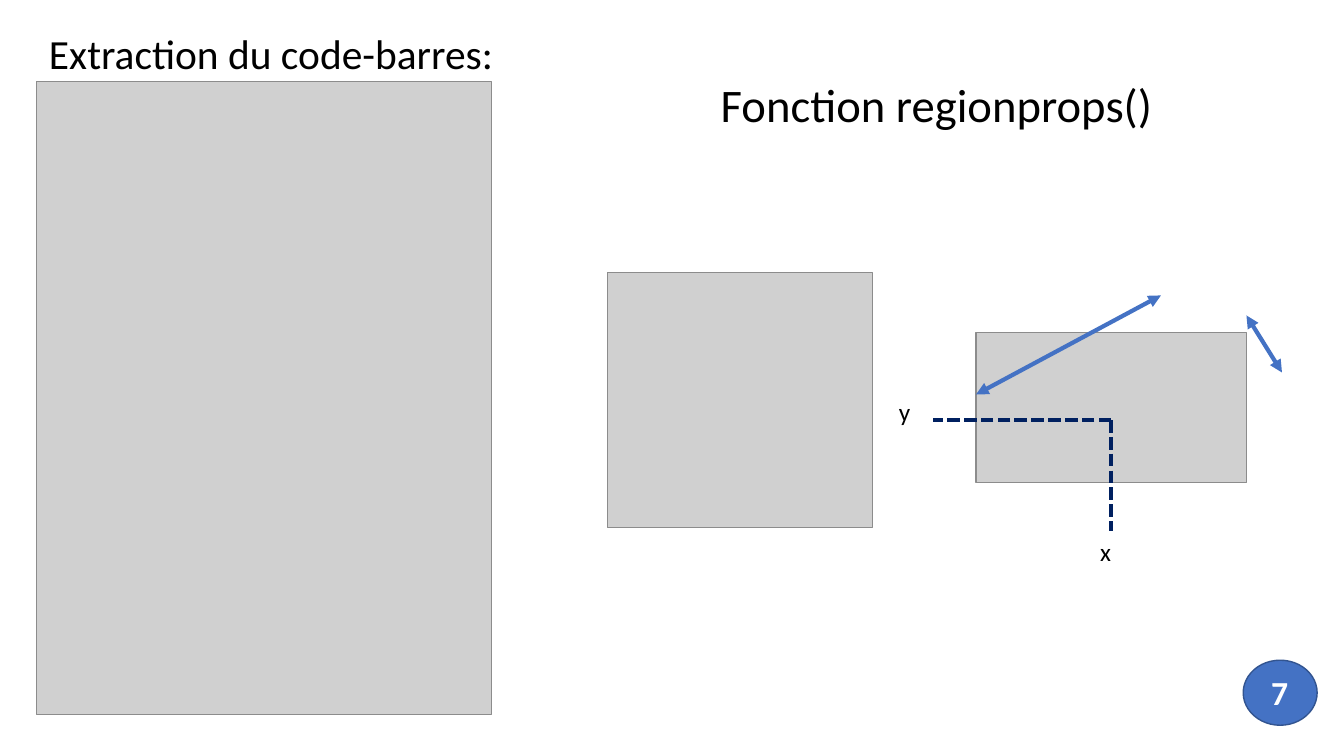
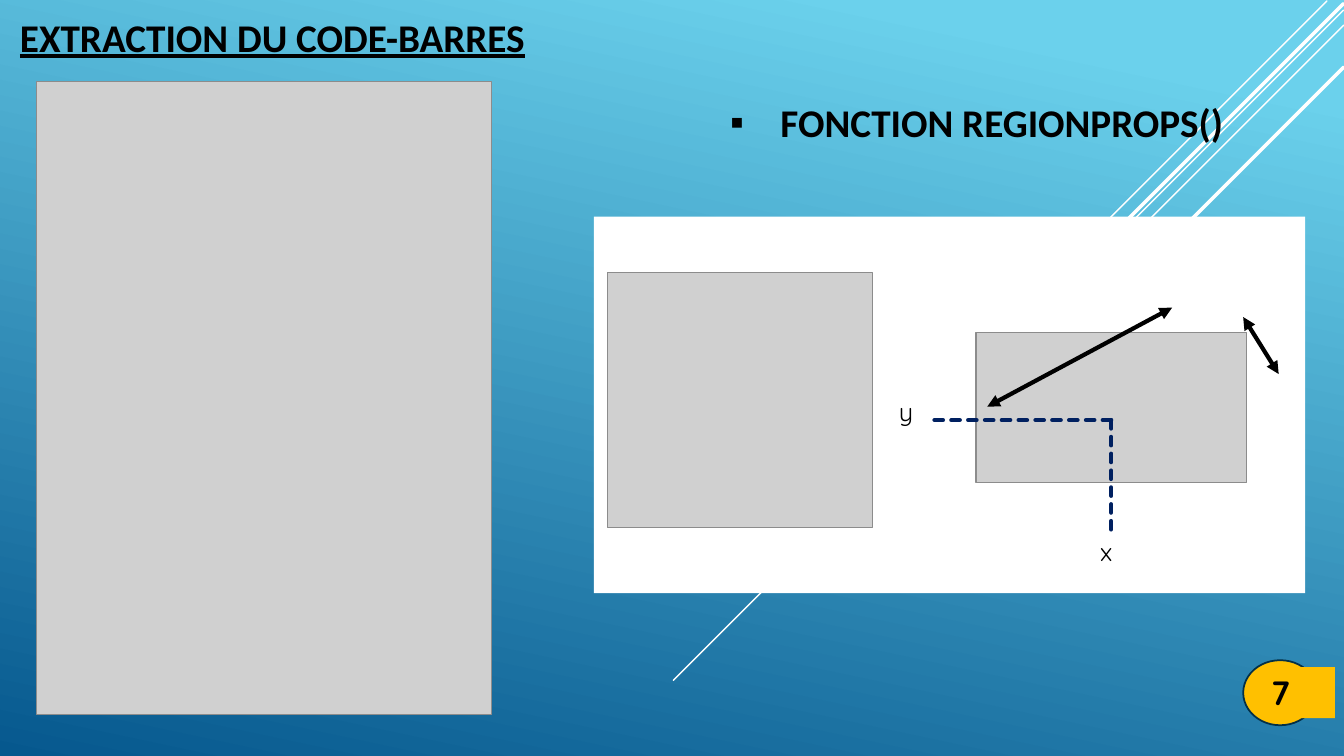
Before and after one commit to gmetras2001/EAN13-Barcode-Reader, a slide deck: slide 8 of Notre rapport/diapo code-barres.pptx. Drawn at 1344x756 pixels with LibreOffice and Linux fonts; fonts in the diff are those of the drawing; grey boxes stand for pictures. Boxes give left, top, right and bottom in pixels: in the first picture for what was removed or moved away, otherwise in the second. Text is boxed around its words. In the diff, an @@ line names an element or a change of style, - is before the commit and + after.

```diff
--- a/Notre rapport/diapo code-barres.pptx
+++ b/Notre rapport/diapo code-barres.pptx
@@ background #FFFFFF to gradient #6ED2EB to #06588E @@
@@ text at bbox=[20, 26, 525, 58]: text changed; size 29.6 to 28 pt; bold on @@
-Extraction du code-barres:
+EXTRACTION DU CODE-BARRES
@@ line added from (1344, 10) to (674, 681), #FFFFFF 1 pt @@
@@ line added from (1344, 25) to (798, 572), #FFFFFF 1 pt @@
@@ line added from (1344, 4) to (809, 538), #FFFFFF 2.5 pt @@
@@ line added from (1327, 1) to (907, 421), #FFFFFF 1 pt @@
@@ line added from (1344, 68) to (865, 546), #FFFFFF 2.5 pt @@
@@ text at bbox=[780, 104, 1223, 147]: text changed; size 33.3 to 28 pt; bold on @@
-Fonction regionprops()
+▪ FONCTION REGIONPROPS()
@@ rectangle added at bbox=[594, 217, 1306, 594], fill #FFFFFF @@
@@ double arrow moved from (976, 394) - (1162, 295) to (987, 406) - (1173, 308) @@
@@ double arrow (987, 406) - (1173, 308): stroke #4472C4 3 pt to #000000 3 pt @@
@@ double arrow moved from (1282, 373) - (1247, 316) to (1279, 374) - (1243, 318) @@
@@ double arrow (1279, 374) - (1243, 318): stroke #4472C4 3 pt to #000000 3 pt @@
@@ text "y" at bbox=[899, 408, 913, 426]: font Calibri to Quicksand @@
@@ ellipse at bbox=[1243, 660, 1317, 726]: fill #4472C4 to #FFC000; outline #325491 1 pt to #043148 1.25 pt @@
@@ rectangle "7": place and size @@
-rectangle "7" at bbox=[1271, 683, 1288, 705]
+rectangle "7" at bbox=[1261, 667, 1335, 718]
@@ rectangle "7" at bbox=[1261, 667, 1335, 718]: font Calibri to Quicksand, text colour #FFFFFF to #000000; fill none to #FFC000 @@
```
Also in this commit, not shown: 14 other slides changed.
